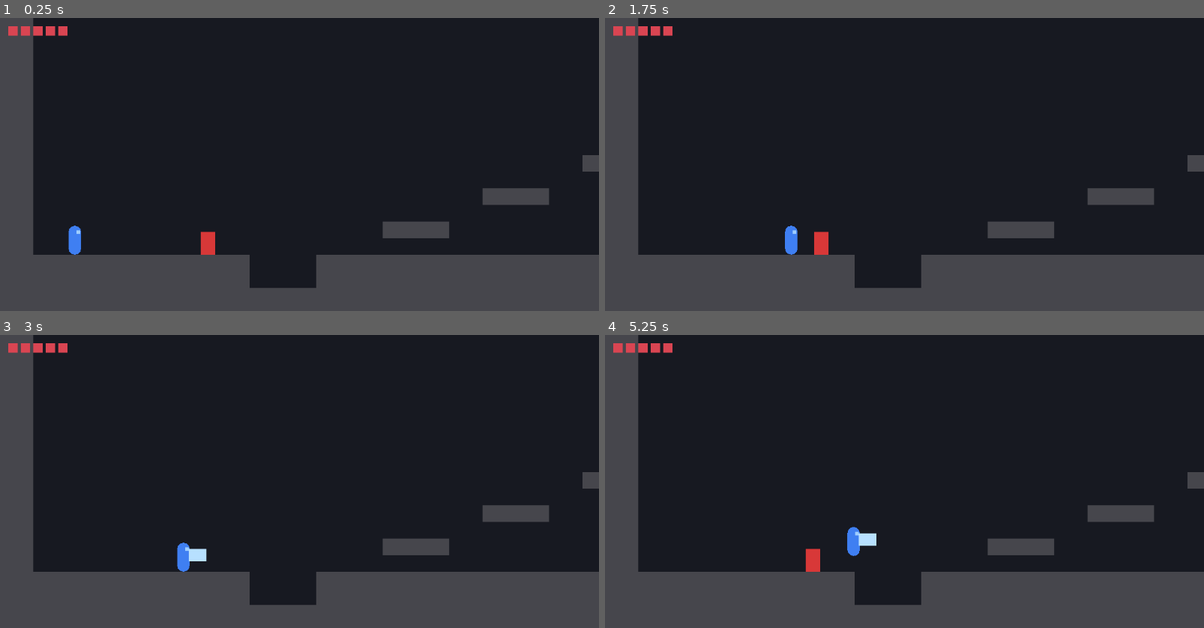
Above: before the commit, frames 1-4 (two rows, left to right).
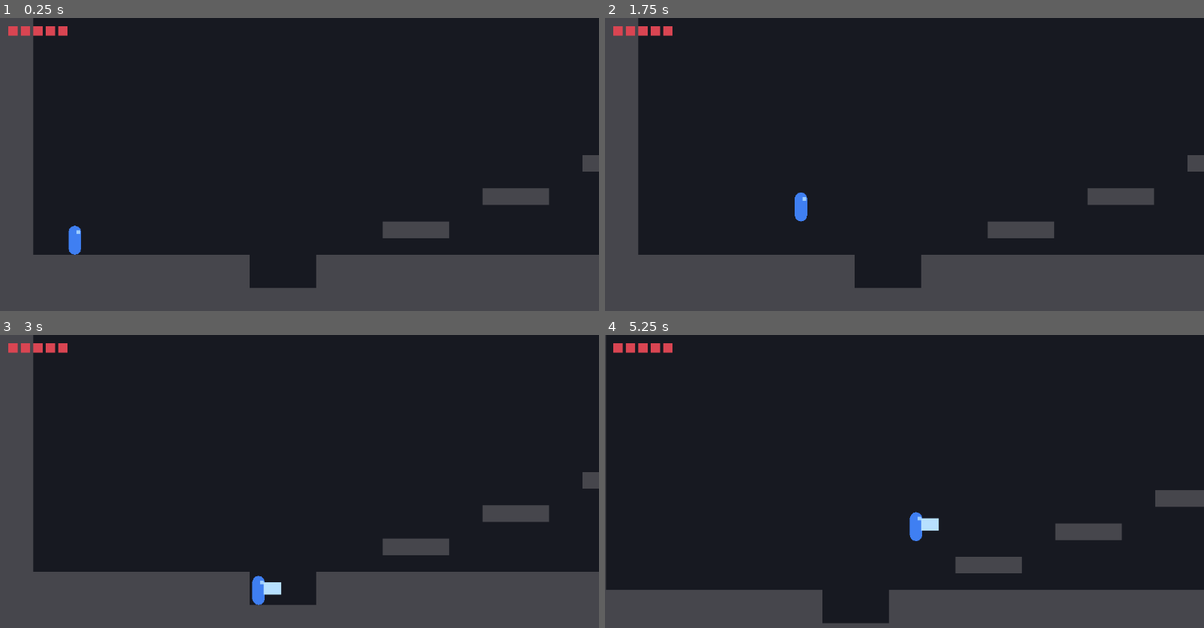
Above: after the commit, the same moments.

Repository: amin8448/rostam_haft_khan
Game: Godot game, scene res://scenes/world/main.tscn
Same seed, same stepped clock (60 frames per second), same inputs: the game is played once before the commit and once after it.
Inputs:
- Up to frame 1 (0.25 s): no input
- Up to frame 2 (1.75 s): tap Enter at 0.5 s; hold Right (move_right) from 0.53 s (still down); tap Z (attack) at 0.6, 1.35 s; tap Space (jump) at 0.77, 1.52 s
- Up to frame 3 (3 s): release Right (move_right) at 2.03 s; hold Left (move_left) 2.03-2.78 s; tap Z (attack) at 2.1, 2.85 s; hold Right (move_right) from 2.78 s (still down)
- Up to frame 4 (5.25 s): tap Space (jump) at 3.02, 3.77, 4.52 s; tap Z (attack) at 3.6, 4.35, 5.1 s; release Right (move_right) at 4.28 s; hold Left (move_left) 4.28-5.03 s; hold Right (move_right) from 5.03 s (still down)

The runs differ from the first frame. In frame 1, 0.2% of the frame differs, in the area x 33-36%, y 72-81%; in frame 2, 0.6%; in frame 3, 0.6%; in frame 4, 15%, in the area x 0-100%, y 0-99%.

Commit message:
Move the dummy and hazard into tests/fixtures and clear them out of the room
test_combat and test_health were reaching into khan1_01_marsh for a dummy and a
hazard patch that only ever existed for them. Both now instantiate their own
fixture into the room at runtime and place it themselves, so the room is free to
change without breaking either suite and the tests stay deterministic.

The dummy loses its class_name: fixtures should not register globals into the
shipped game, and nothing referred to it by type.

Removing the props from the room is done here rather than in the next commit on
purpose. Taking them out while the tests still looked for them, or moving the
scene while the room still pointed at it, would have left one commit with a
broken room scene and two failing suites. Rehoming and removing are the same
change.

room.gd loses its TEMPORARY note, since there is nothing temporary in the room
any more.

All five suites pass, checking exactly what they checked before.

Co-Authored-By: Claude Opus 5 <noreply@anthropic.com>

Diff:
--- a/scenes/rooms/khan1_01_marsh.tscn
+++ b/scenes/rooms/khan1_01_marsh.tscn
@@ -2,11 +2,6 @@
 
 [ext_resource type="Script" path="res://scripts/rooms/room.gd" id="1_6xrlm"]
 [ext_resource type="TileSet" path="res://assets/placeholder/terrain_tileset.tres" id="2_cxesj"]
-[ext_resource type="PackedScene" path="res://scenes/enemies/training_dummy.tscn" id="3_dummy"]
-[ext_resource type="Script" path="res://scripts/combat/hitbox.gd" id="4_hitbox"]
-
-[sub_resource type="RectangleShape2D" id="RectangleShape2D_hazard"]
-size = Vector2(96, 16)
 
 [node name="Khan101Marsh" type="Node2D" unique_id=1460824788]
 script = ExtResource("1_6xrlm")
@@ -18,26 +13,3 @@
 
 [node name="PlayerSpawn" type="Marker2D" parent="." unique_id=639494901]
 position = Vector2(144, 612)
-
-[node name="TrainingDummy" parent="." instance=ExtResource("3_dummy")]
-position = Vector2(400, 618)
-
-[node name="HazardPatch" type="Area2D" parent="."]
-position = Vector2(1632, 632)
-collision_layer = 32
-collision_mask = 64
-script = ExtResource("4_hitbox")
-damage = 1
-knockback_speed = 200.0
-knockback_lift = 150.0
-hit_pause = 0.0
-size = Vector2(96, 16)
-continuous = true
-body_path = NodePath(".")
-
-[node name="CollisionShape2D" type="CollisionShape2D" parent="HazardPatch"]
-shape = SubResource("RectangleShape2D_hazard")
-
-[node name="Surface" type="Polygon2D" parent="HazardPatch"]
-color = Color(0.55, 0.25, 0.75, 1)
-polygon = PackedVector2Array(-48, -8, 48, -8, 48, 8, -48, 8)
--- a/scripts/enemies/training_dummy.gd
+++ /dev/null
@@ -1,14 +0,0 @@
-class_name TrainingDummy
-extends Enemy
-
-## TEMPORARY. A stationary target for judging combat feel: no AI, no attacks,
-## and no contact damage, so it can be stood next to safely. Session 3 moves it
-## to tests/fixtures/, where test_combat and test_health keep using it.
-##
-## Everything it used to do itself now lives in Enemy; all that is left is
-## falling and bleeding off knockback.
-
-func _tick(delta: float) -> void:
-	_apply_gravity(delta)
-	_apply_knockback_friction(delta)
-	move_and_slide()
--- a/scripts/rooms/room.gd
+++ b/scripts/rooms/room.gd
@@ -1,8 +1,5 @@
 class_name Room
 extends Node2D
-
-## TEMPORARY in khan1_01_marsh: the TrainingDummy and the HazardPatch exist only
-## to test combat, health and respawn without an enemy. Session 3 removes both.
 
 ## The area the camera is allowed to show, in world pixels. Every room must
 ## declare its own; the world reads this when the room is entered. Left empty
--- /dev/null
+++ b/tests/fixtures/hazard_patch.tscn
@@ -0,0 +1,25 @@
+[gd_scene load_steps=3 format=3]
+
+[ext_resource type="Script" path="res://scripts/combat/hitbox.gd" id="1_hitbox"]
+
+[sub_resource type="RectangleShape2D" id="RectangleShape2D_hazard"]
+size = Vector2(96, 16)
+
+[node name="HazardPatch" type="Area2D"]
+collision_layer = 32
+collision_mask = 64
+script = ExtResource("1_hitbox")
+damage = 1
+knockback_speed = 200.0
+knockback_lift = 150.0
+hit_pause = 0.0
+size = Vector2(96, 16)
+continuous = true
+body_path = NodePath(".")
+
+[node name="CollisionShape2D" type="CollisionShape2D" parent="."]
+shape = SubResource("RectangleShape2D_hazard")
+
+[node name="Surface" type="Polygon2D" parent="."]
+color = Color(0.55, 0.25, 0.75, 1)
+polygon = PackedVector2Array(-48, -8, 48, -8, 48, 8, -48, 8)
--- /dev/null
+++ b/tests/fixtures/training_dummy.gd
@@ -0,0 +1,16 @@
+extends Enemy
+
+## Test fixture. A stationary target for the combat tests: no AI, no attacks and
+## no contact damage, so it can be stood next to safely and the only thing under
+## measurement is Rostam's sword.
+##
+## No class_name on purpose: fixtures must not register globals into the shipped
+## game. Tests reach it by instantiating this scene.
+##
+## Everything it used to do itself lives in Enemy now; all that is left is
+## falling and bleeding off knockback.
+
+func _tick(delta: float) -> void:
+	_apply_gravity(delta)
+	_apply_knockback_friction(delta)
+	move_and_slide()
--- a/scenes/enemies/training_dummy.tscn
+++ b/tests/fixtures/training_dummy.tscn
@@ -1,6 +1,6 @@
 [gd_scene load_steps=5 format=3]
 
-[ext_resource type="Script" path="res://scripts/enemies/training_dummy.gd" id="1_dummy"]
+[ext_resource type="Script" path="res://tests/fixtures/training_dummy.gd" id="1_dummy"]
 [ext_resource type="Script" path="res://scripts/combat/hurtbox.gd" id="2_hurtbox"]
 [ext_resource type="Script" path="res://scripts/combat/hit_flash.gd" id="3_flash"]
 
--- a/tests/test_combat.gd
+++ b/tests/test_combat.gd
@@ -30,7 +30,12 @@
 const Support = preload("res://tests/test_support.gd")
 
 const TIMEOUT: int = 1200
-## Somewhere with nothing in reach: the dummy is at x=400, the hazard at x=1632.
+const DUMMY_SCENE: PackedScene = preload("res://tests/fixtures/training_dummy.tscn")
+## Placed by the test rather than found in the room, so this suite does not care
+## what khan1_01_marsh happens to contain.
+const DUMMY_POSITION: Vector2 = Vector2(400, 618)
+## Far enough from the dummy that a swing here reaches nothing: the longest
+## blade ends 56 px from Rostam's centre, and the dummy starts 386 px out.
 const EMPTY_GROUND: Vector2 = Vector2(200, 612)
 ## High enough that a full air swing plus a second attempt both fit before
 ## landing resets the one-air-attack rule.
@@ -61,7 +66,12 @@
 	root.add_child(main)
 	_player = main.get_node("Rostam") as Rostam
 	_sword = _player.get_node("Visuals/SwordHitbox") as Hitbox
-	_dummy = main.get_node("Room/TrainingDummy") as Node2D
+	_dummy = DUMMY_SCENE.instantiate() as Node2D
+	# position, not global_position, and before add_child: Enemy._ready records
+	# its home on entering the tree, and reset() would otherwise send it to the
+	# origin.
+	_dummy.position = DUMMY_POSITION
+	main.get_node("Room").add_child(_dummy)
 
 
 func _physics_process(_delta: float) -> bool:
--- a/tests/test_health.gd
+++ b/tests/test_health.gd
@@ -19,8 +19,12 @@
 const Support = preload("res://tests/test_support.gd")
 
 const TIMEOUT: int = 1200
-## Centre of the HazardPatch in khan1_01_marsh, standing height.
-const ON_HAZARD: Vector2 = Vector2(1632, 612)
+const HAZARD_SCENE: PackedScene = preload("res://tests/fixtures/hazard_patch.tscn")
+## Placed by the test rather than found in the room, so this suite does not care
+## what khan1_01_marsh happens to contain. Sits on the open ground before the
+## pit, well clear of the spawn point the respawn check looks at.
+const HAZARD_POSITION: Vector2 = Vector2(300, 632)
+const ON_HAZARD: Vector2 = Vector2(300, 612)
 const SPAWN: Vector2 = Vector2(144, 612)
 
 var _player: Rostam
@@ -40,6 +44,10 @@
 	root.add_child(main)
 	_player = main.get_node("Rostam") as Rostam
 	_player.died.connect(func() -> void: _died_signal = true)
+
+	var hazard: Node2D = HAZARD_SCENE.instantiate() as Node2D
+	hazard.position = HAZARD_POSITION
+	main.get_node("Room").add_child(hazard)
 
 
 func _physics_process(_delta: float) -> bool:
Renamed: scripts/enemies/training_dummy.gd.uid -> tests/fixtures/training_dummy.gd.uid
